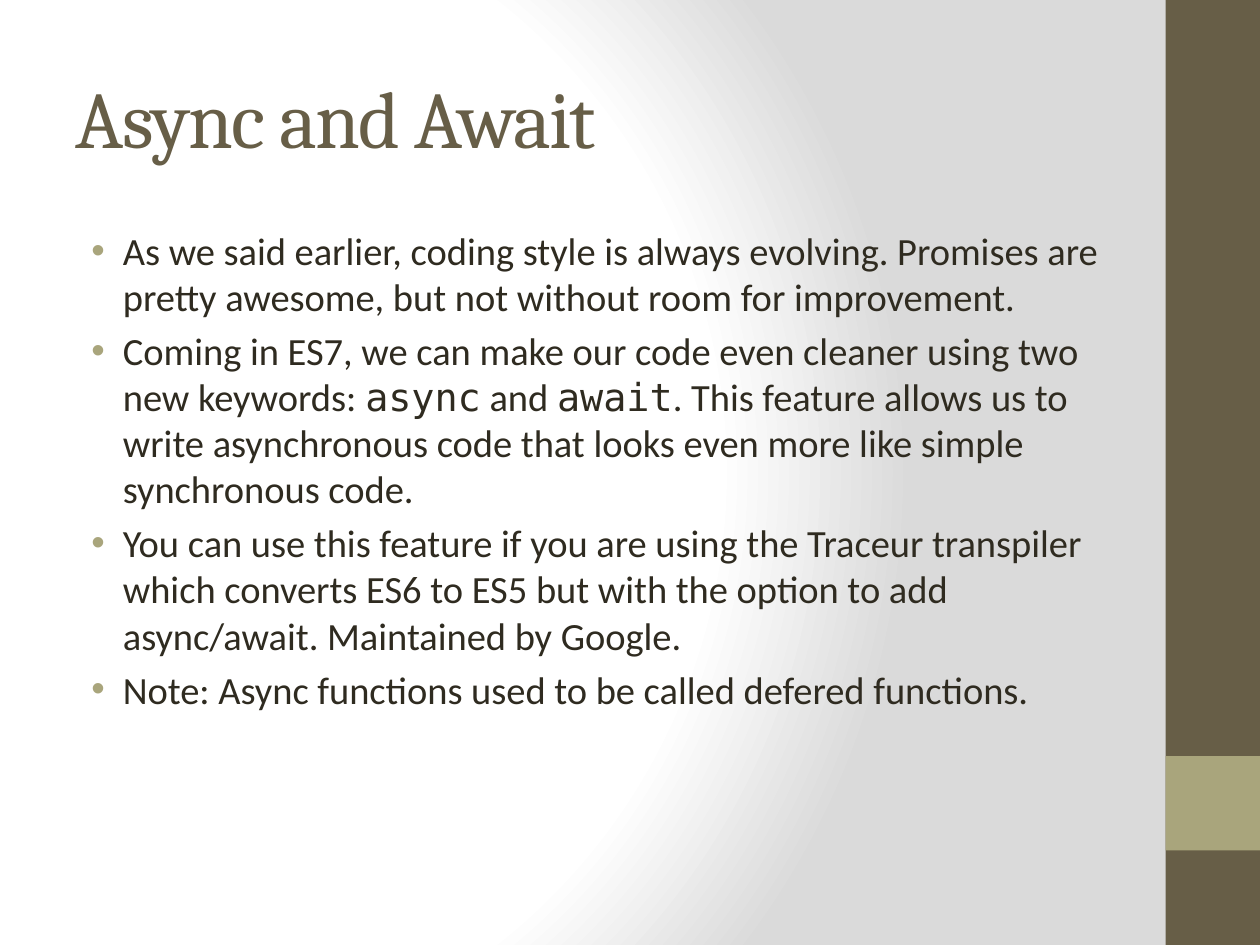
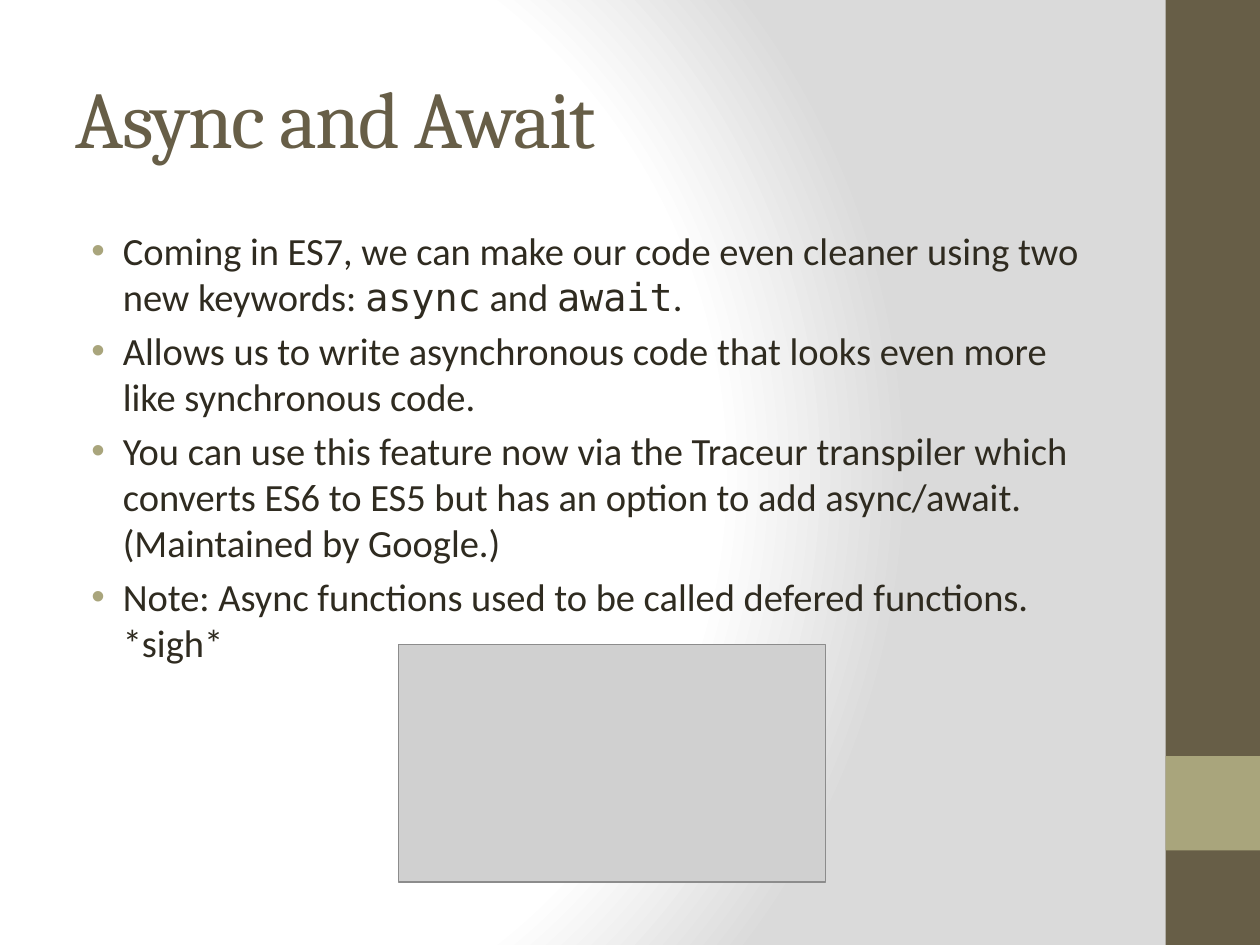
Before and after one commit to cheryly279/AsyncDiscussion, a slide deck: slide 27 of Async_Discussion_9_29_15.pptx (slide 32 before the commit). Drawn at 1260x945 pixels with LibreOffice and Linux fonts; fonts in the diff are those of the drawing; grey boxes stand for pictures. Boxes give left, top, right and bottom in pixels: in the first picture for what was removed or moved away, otherwise in the second. Text is boxed around its words. In the diff, an @@ line names an element or a change of style, - is before the commit and + after.

```diff
--- a/Async_Discussion_9_29_15.pptx
+++ b/Async_Discussion_9_29_15.pptx
@@ text at [123,238,1078,664]: text changed @@
-• As we said earlier, coding style is always evolving. Promises are pretty awesome, but not without room for improvement.
-• Coming in ES7, we can make our code even cleaner using two new keywords: async and await. This feature allows us to write asynchronous code that looks even more like simple synchronous code.
-• You can use this feature if you are using the Traceur transpiler which converts ES6 to ES5 but with the option to add async/await. Maintained by Google.
-• Note: Async functions used to be called defered functions.
+• Coming in ES7, we can make our code even cleaner using two new keywords: async and await.
+• Allows us to write asynchronous code that looks even more like synchronous code.
+• You can use this feature now via the Traceur transpiler which converts ES6 to ES5 but has an option to add async/await. (Maintained by Google.)
+• Note: Async functions used to be called defered functions. *sigh*
@@ picture added at [398,645,825,882] @@
```
Also in this commit, not shown: 28 other slides changed, 1 slide added, 3 slides removed.
